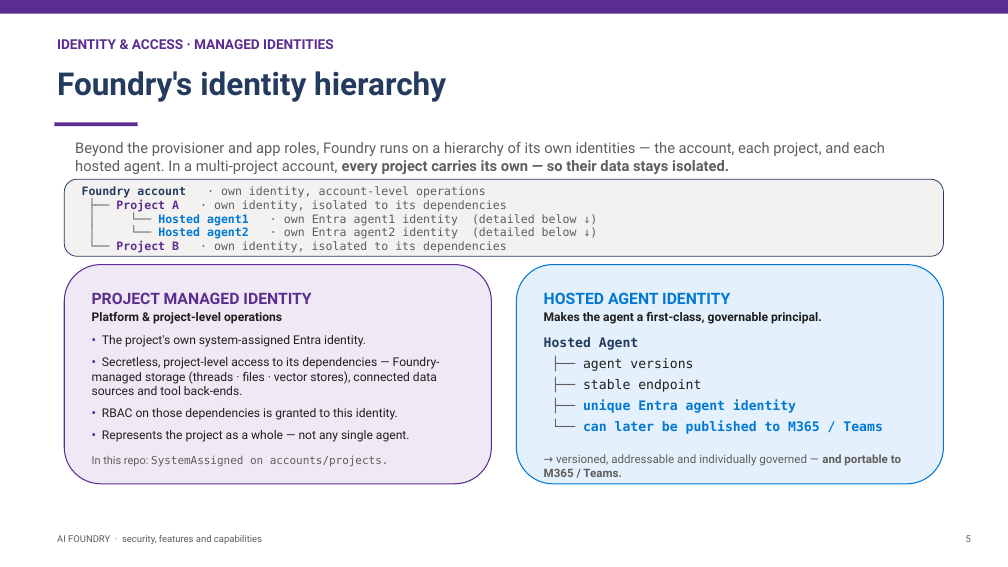
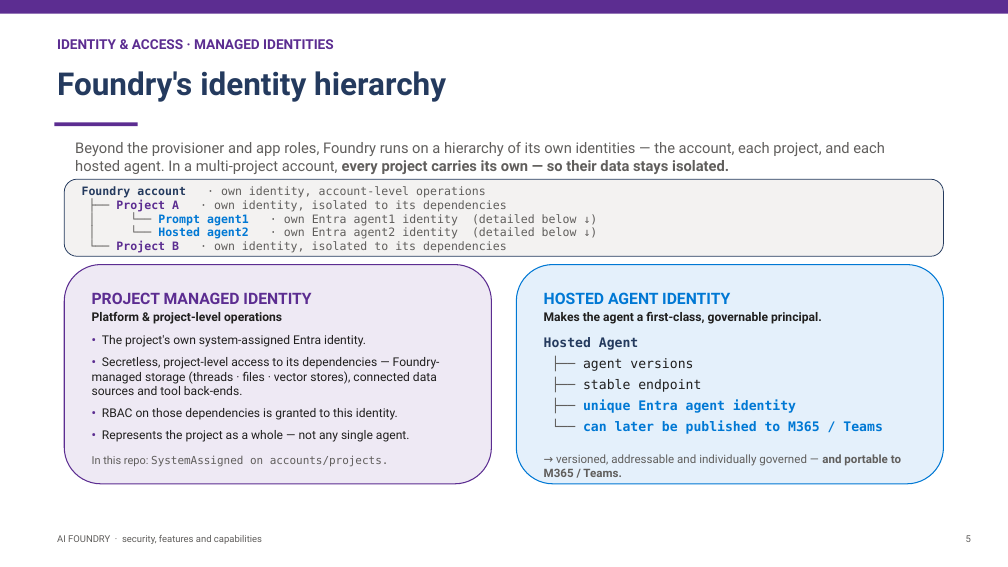
Before and after one commit to mchudinov/Gislefoss, a slide deck: slide 5 of docs/prompt-shields-vs-guardrails.pptx. Drawn at 1008x567 pixels with LibreOffice and Linux fonts; fonts in the diff are those of the drawing. Boxes give left, top, right and bottom in pixels: in the first picture for what was removed or moved away, otherwise in the second. Text is boxed around its words. In the diff, an @@ line names an element or a change of style, - is before the commit and + after.

Commit message:
Add agents diff.

```diff
--- a/docs/prompt-shields-vs-guardrails.pptx
+++ b/docs/prompt-shields-vs-guardrails.pptx
@@ text in rounded rectangle at bbox=[158, 214, 577, 225]: text changed @@
-│ └── Hosted agent1 · own Entra agent1 identity (detailed below ↓)
+│ └── Prompt agent1 · own Entra agent1 identity (detailed below ↓)
```
Also in this commit, not shown: 1 other slide changed, 3 slides added.
